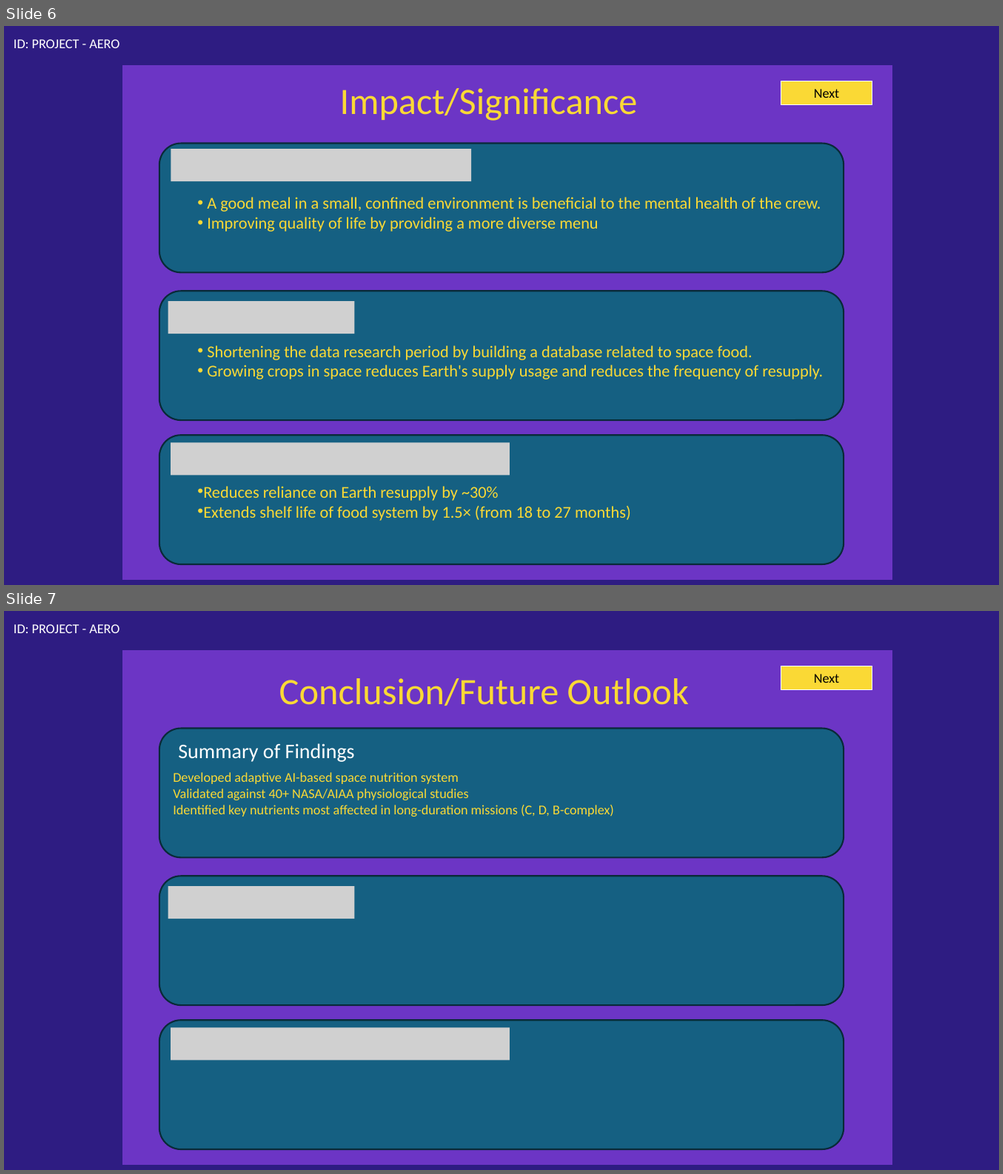
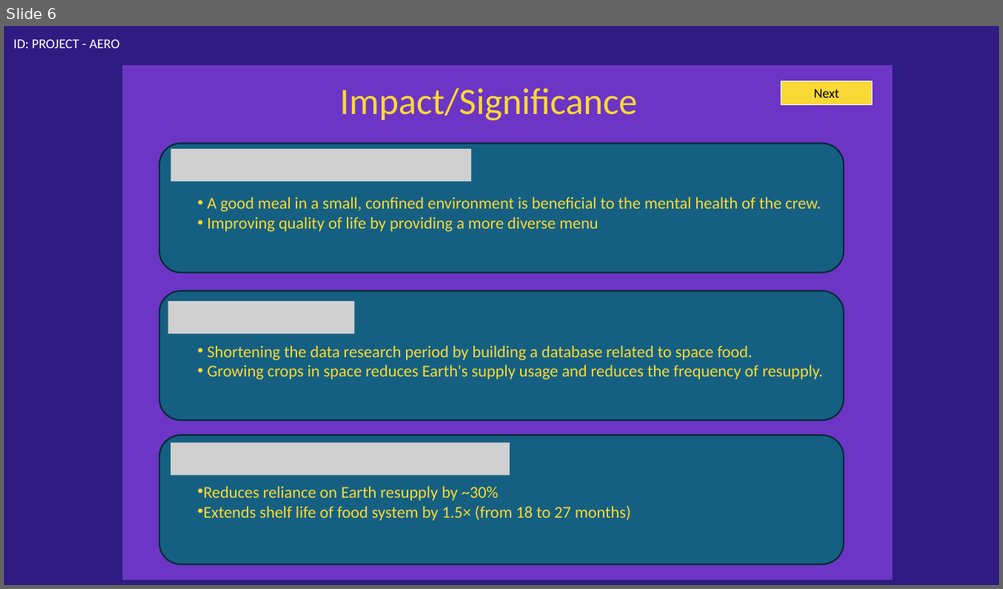
Before and after one commit to hansrocketry-hue/UNIST-Aero, a slide deck: project_powerpoint/project_demo.pptx. Shown one above the other, each under a label of ours: slides 6 and 7 before the commit, slide 6 after it. The pictures are 1003x1174 and 1003x589 pixels, drawn with LibreOffice and Linux fonts; fonts in the diff are those of the drawing; grey boxes stand for pictures. Boxes give left, top, right and bottom in pixels: in the first picture for what was removed or moved away, otherwise in the second. Text is boxed around its words. In the diff, an @@ line names an element or a change of style, - is before the commit and + after.

```diff
--- a/project_powerpoint/project_demo.pptx
+++ b/project_powerpoint/project_demo.pptx
@@ slide 7 removed at [4, 611, 999, 1170], background #2E1C82 @@
@@ text removed at [14, 624, 119, 633] @@
-ID: PROJECT - AERO
@@ rectangle removed at [123, 651, 891, 1165] @@
@@ rectangle removed at [781, 666, 873, 689] @@
-Next
@@ text removed at [279, 678, 688, 706] @@
-Conclusion/Future Outlook
@@ rounded rectangle removed at [159, 728, 843, 857] @@
-Developed adaptive AI-based space nutrition system
-Validated against 40+ NASA/AIAA physiological studies
-Identified key nutrients most affected in long-duration missions (C, D, B-complex)
@@ text removed at [178, 743, 355, 762] @@
-Summary of Findings
@@ rounded rectangle removed at [159, 876, 843, 1005] @@
@@ picture removed at [168, 886, 355, 919] @@
@@ rounded rectangle removed at [159, 1021, 843, 1150] @@
@@ picture removed at [170, 1028, 509, 1061] @@
```
Also in this commit, not shown: 1 slide changed, 1 slide added, 1 other slide removed.
